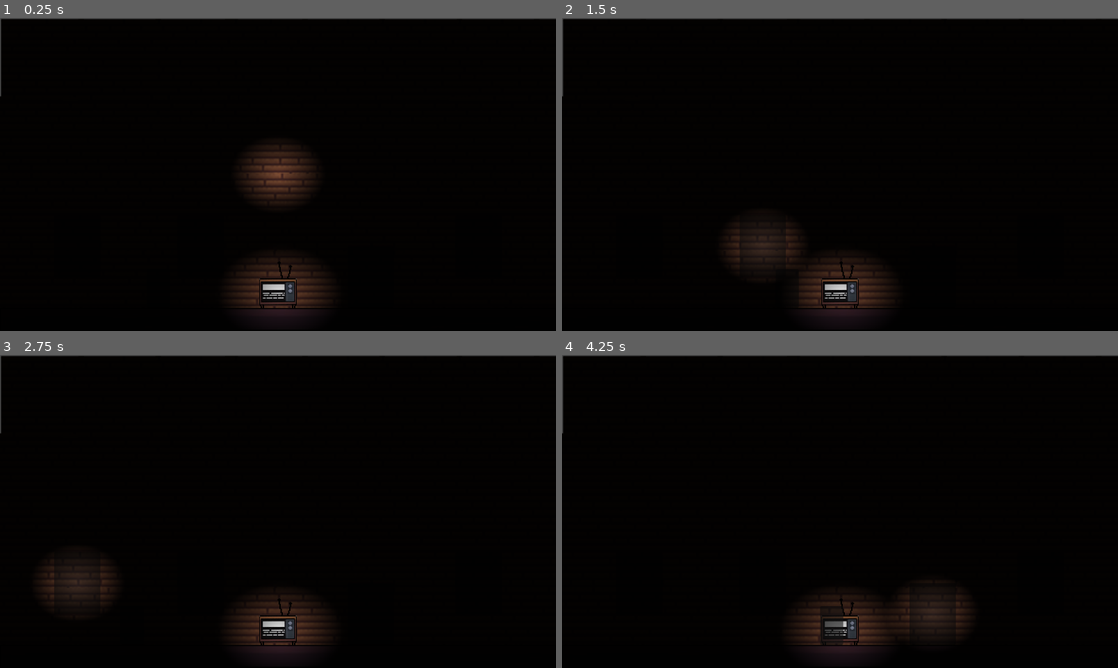
Above: before the commit, frames 1-4 (two rows, left to right).
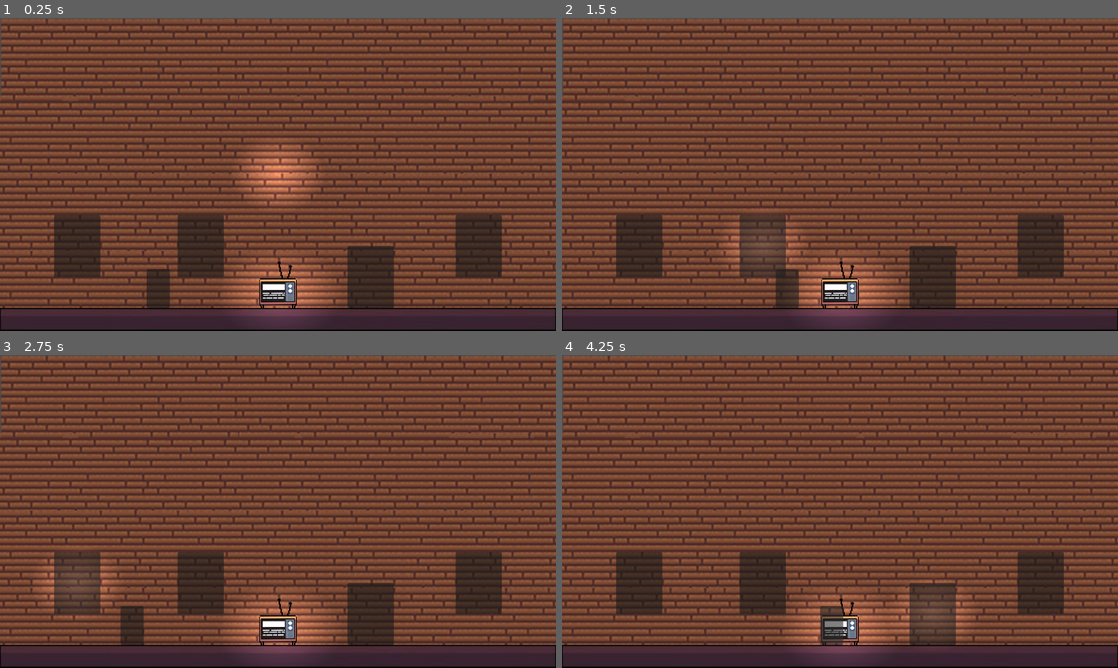
Above: after the commit, the same moments.

Repository: eyyronn/Yuhum
Game: Godot game, scene res://src/room.tscn
Two runs of this game, one before a commit and one after it. Both use one fixed random seed, a clock stepped at 60 frames per second and the inputs below.
Inputs (mouse positions are in pixels of both pictures, inside the frame that each line leads up to):
- Up to frame 1 (0.25 s): no input
- Up to frame 2 (1.5 s): tap Enter at 0.5 s; move the mouse to (840, 293) at 0.52 s; click (840, 293) at 0.6 s; move the mouse to (762, 246) at 1.27 s; click (762, 246) at 1.35 s
- Up to frame 3 (2.75 s): tap Space at 2 s; move the mouse to (77, 583) at 2.02 s; click (77, 583) at 2.1 s
- Up to frame 4 (4.25 s): move the mouse to (1040, 583) at 2.77 s; click (1040, 583) at 2.85 s; move the mouse to (934, 614) at 3.52 s; click (934, 614) at 3.6 s

The runs differ from the first frame. In frame 1, 99% of the frame differs, in the area x 0-100%, y 0-100%; in frame 2, 99%; in frame 3, 99%; in frame 4, 99%.

Commit message:
Removed Fridge humming. added TV static with spatial sound

Diff:
--- a/Assets/BG_Music/Music/main_bg_music.tscn
+++ /dev/null
@@ -1,7 +0,0 @@
-[gd_scene load_steps=2 format=3 uid="uid://bgqiioosdvr7t"]
-
-[ext_resource type="AudioStream" uid="uid://d285tn72njgwl" path="res://Assets/BG_Music/556369__nox_sound__foley_object_fridge_motor_humming_loop_mono_ntg4.wav" id="1_0h7ul"]
-
-[node name="Main BG_MUSIC" type="AudioStreamPlayer"]
-stream = ExtResource("1_0h7ul")
-autoplay = true
--- a/src/Environment/Interactive/tv.tscn
+++ b/src/Environment/Interactive/tv.tscn
@@ -1,6 +1,7 @@
-[gd_scene load_steps=5 format=3 uid="uid://c7l72fji68s6v"]
+[gd_scene load_steps=6 format=3 uid="uid://c7l72fji68s6v"]
 
 [ext_resource type="Texture2D" uid="uid://bg4k5tn4k7r37" path="res://Assets/Objects/tv.png" id="1_qebv1"]
+[ext_resource type="AudioStream" uid="uid://baehncy2paduw" path="res://Assets/BG_Music/TV_STATIC.wav" id="2_5gnry"]
 
 [sub_resource type="RectangleShape2D" id="RectangleShape2D_j4wro"]
 size = Vector2(78, 64)
@@ -30,3 +31,10 @@
 scale = Vector2(7.375, 5.59483)
 energy = 0.88
 texture = SubResource("GradientTexture2D_ivo4p")
+
+[node name="AudioStreamPlayer2D" type="AudioStreamPlayer2D" parent="."]
+stream = ExtResource("2_5gnry")
+volume_db = -28.867
+autoplay = true
+max_distance = 300.0
+attenuation = 1.03526
--- a/src/Player/Player.tscn
+++ b/src/Player/Player.tscn
@@ -14,3 +14,6 @@
 offset_top = -40.0
 offset_right = 24.0
 offset_bottom = 40.0
+
+[node name="AudioListener2D" type="AudioListener2D" parent="."]
+current = true
--- a/src/room.tscn
+++ b/src/room.tscn
@@ -10,7 +10,6 @@
 [ext_resource type="Script" path="res://src/Environment/Interactive/windows.gd" id="4_srpae"]
 [ext_resource type="Script" path="res://src/Environment/Interactive/tv.gd" id="5_h6a77"]
 [ext_resource type="Script" path="res://src/Environment/Interactive/door.gd" id="5_u8myj"]
-[ext_resource type="PackedScene" uid="uid://bgqiioosdvr7t" path="res://Assets/BG_Music/Music/main_bg_music.tscn" id="11_yojb6"]
 
 [sub_resource type="TileSetAtlasSource" id="TileSetAtlasSource_rl617"]
 texture = ExtResource("1_5yfoh")
@@ -87,10 +86,9 @@
 [node name="CursorTooltip" parent="." instance=ExtResource("3_kli53")]
 
 [node name="DirectionalLight2D" type="DirectionalLight2D" parent="."]
+visible = false
 energy = 0.97
 blend_mode = 1
-
-[node name="Main BG_MUSIC" parent="." instance=ExtResource("11_yojb6")]
 
 [connection signal="mouse_entered" from="Interactive/TV" to="Interactive/TV" method="_on_mouse_entered"]
 [connection signal="mouse_exited" from="Interactive/TV" to="Interactive/TV" method="_on_mouse_exited"]
Not shown, removed: Assets/BG_Music/556369__nox_sound__foley_object_fridge_motor_humming_loop_mono_ntg4.wav.import
Not shown, added: Assets/BG_Music/TV_STATIC.wav.import
Not shown: 1 places in src/room.tscn that only renumber resources
Not shown, removed: Assets/BG_Music/556369__nox_sound__foley_object_fridge_motor_humming_loop_mono_ntg4.wav
Not shown, added: Assets/BG_Music/TV_STATIC.wav
